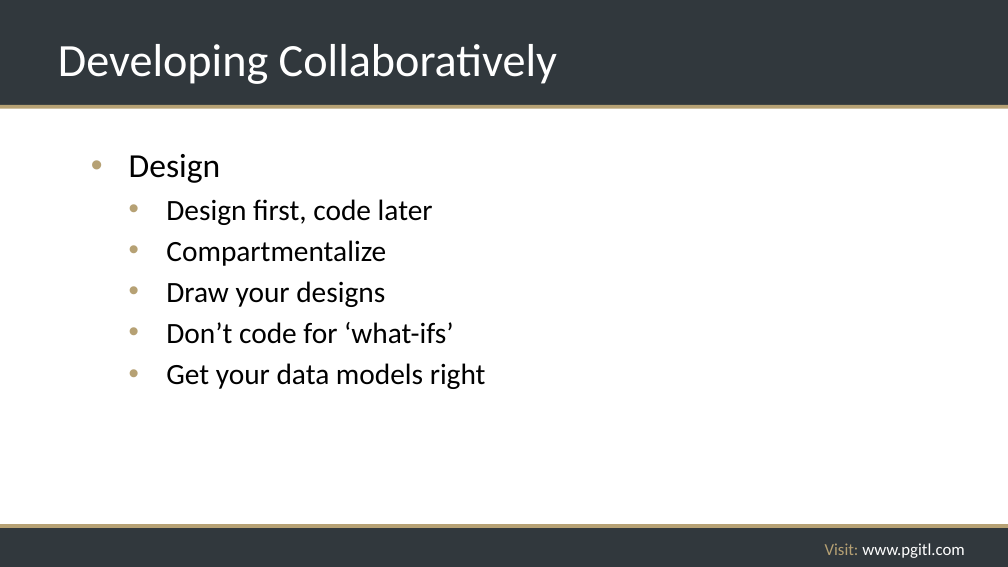
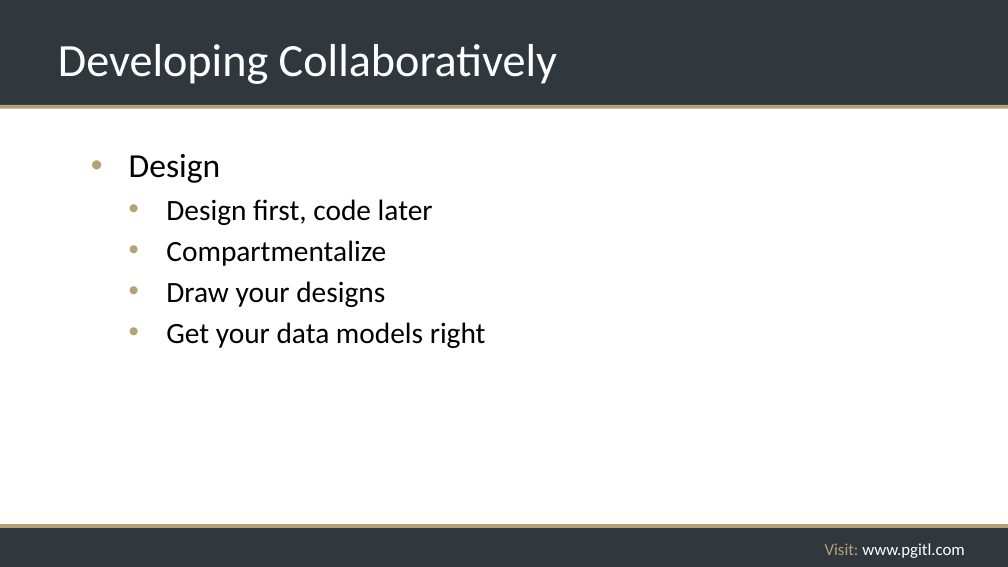
Before and after one commit to rikkouri/project-a, a slide deck: slide 219 of Programming Foundations.pptx. Drawn at 1008x567 pixels with LibreOffice and Linux fonts; fonts in the diff are those of the drawing; background and template pictures are left out. Boxes give left, top, right and bottom in pixels: in the first picture for what was removed or moved away, otherwise in the second. Text is boxed around its words. In the diff, an @@ line names an element or a change of style, - is before the commit and + after.

```diff
--- a/Programming Foundations.pptx
+++ b/Programming Foundations.pptx
@@ text at [166, 322, 454, 344]: paragraph removed @@
-  • Don’t code for ‘what-ifs’
```
Also in this commit, not shown: 3 other slides changed.
